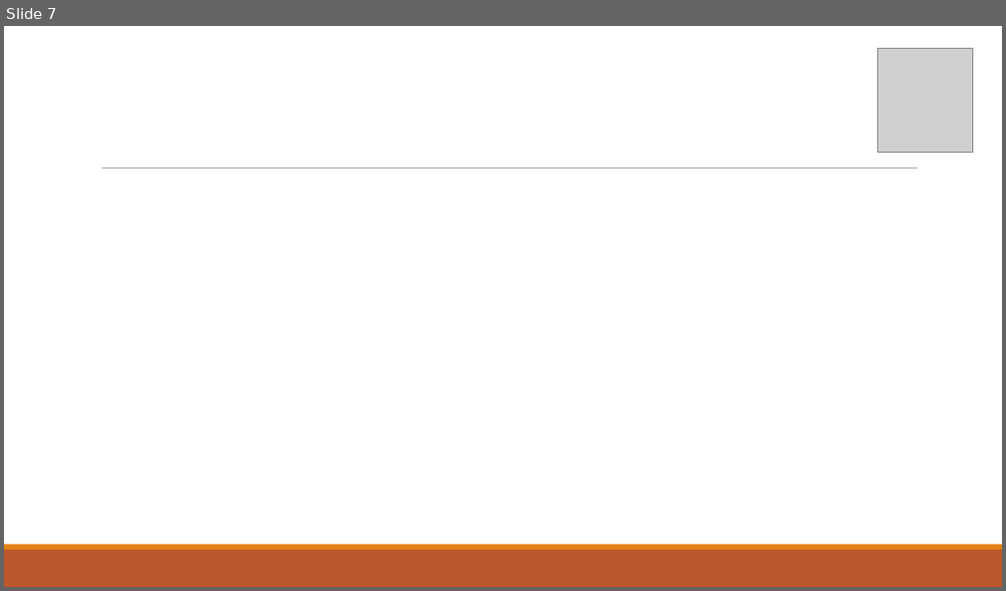
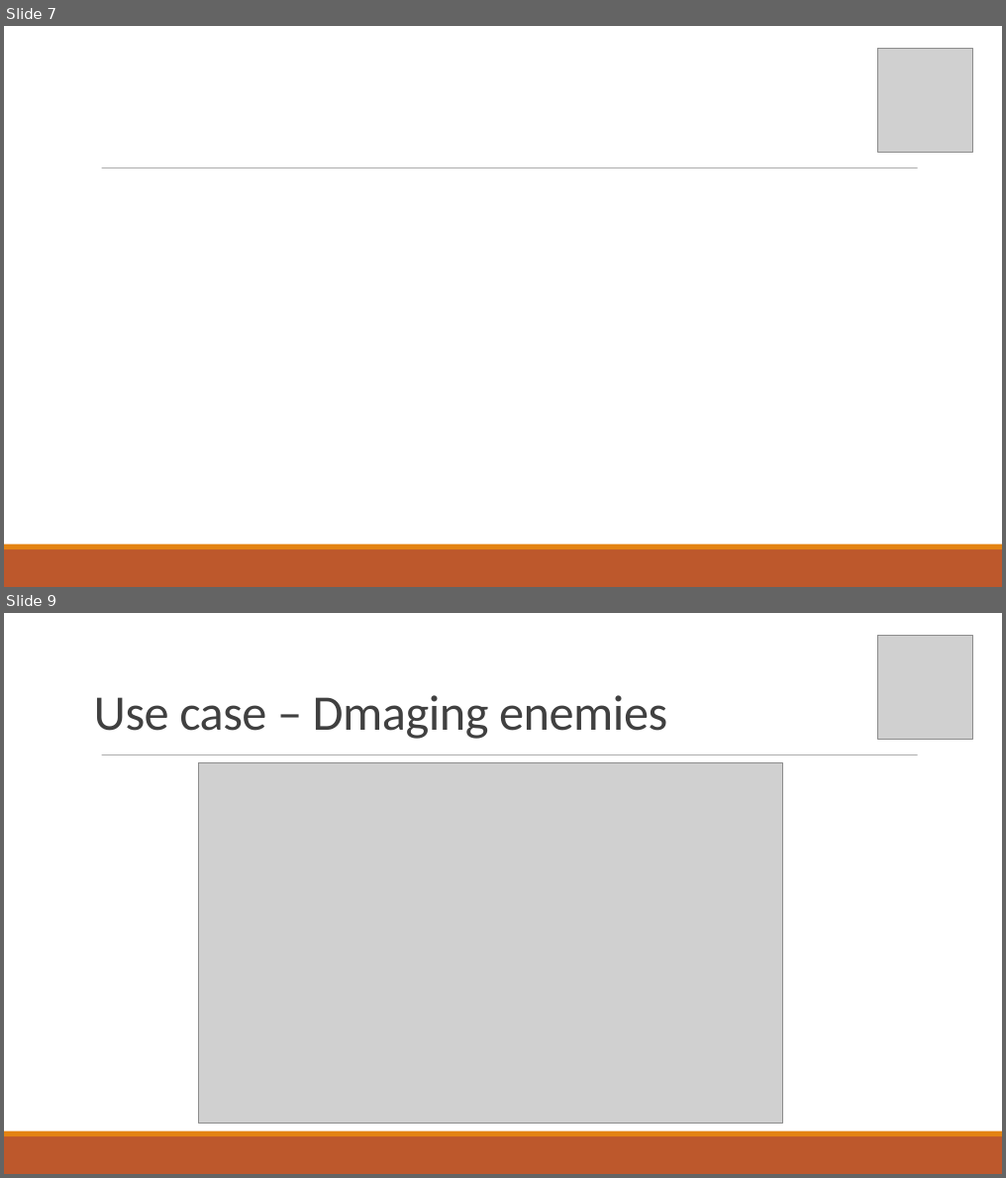
Before and after one commit to Corbono2/Banana-Clone, a slide deck: docs/Debugger.pptx. Shown one above the other, each under a label of ours: slide 7 before the commit, slides 7 and 9 after it; the slides between them are not shown. The pictures are 1006x591 and 1006x1178 pixels, drawn with LibreOffice and Linux fonts; fonts in the diff are those of the drawing; grey boxes stand for pictures. Boxes give left, top, right and bottom in pixels: in the first picture for what was removed or moved away, otherwise in the second. Text is boxed around its words. In the diff, an @@ line names an element or a change of style, - is before the commit and + after.

Commit message:
Added my use case - Ben

```diff
--- a/docs/Debugger.pptx
+++ b/docs/Debugger.pptx
@@ slide 9 added at [4, 613, 1002, 1174], background #FFFFFF; not listed: 3 template elements that a slide beside it also shows @@
@@ picture added at [877, 636, 973, 739] @@
@@ text added at [94, 695, 667, 739], 48 pt, text #404040 @@
+Use case – Dmaging enemies
@@ picture added at [199, 762, 782, 1124] @@
```
Also in this commit, not shown: 1 slide changed, 1 slide removed.
